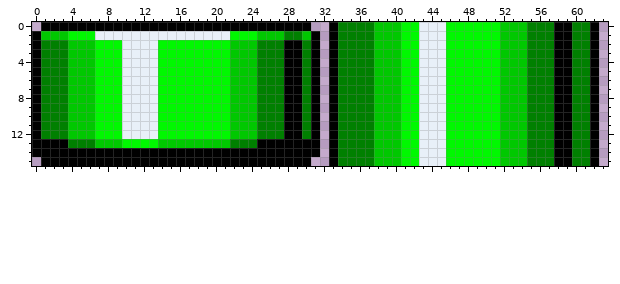
Pixel-art sprite -- images/pipe.png. Above: the version before the commit.
The file is 64x16 pixels. Colours within 5 levels of each other are drawn and written as one.
Now the later version:
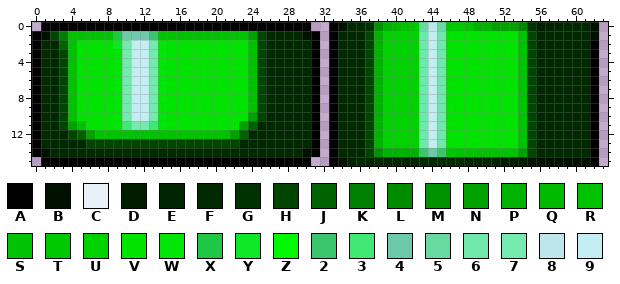
Palette (. is transparent): A #000000  B #001100  C #e8f0f8  D #001d00  E #002300  F #002900  G #003100  H #004500  J #006200  K #008000  L #008a00  M #009200  N #00a100  P #00b300  Q #00ba00  R #00c200  S #01c306  T #00c800  U #00d200  V #00e400  W #01e508  X #20c744  Y #0de725  Z #00f800  2 #3bc56c  3 #42e874  4 #6ec9ab  5 #68daa1  6 #6ee8ab  7 #75eaae  8 #bde6ec  9 #c2edf3
The edit:
Changed rows in their new state; - is an unchanged pixel.
first column x 1:
 0 ---------------------------------BFFGMPQRT585TTRPPNNNLGDEEFFFB
 1 BHKRRRRSX4442SRRRRRRRRRNHFFFFB---FFFHPUUUU696VVVVVVVVRHFFFFFFB
 2 FFJRVVVVY7997WVVVVVVVVVRHFFFFF---FFFHPUUUU696VVVVVVVVRHFFFFFF-
 3 FFHRVVVVW7997WVVVVVVVVVRHFFFFF---FFFHPUUUU696VVVVVVVVRHFFFFFF-
 4 FFHRVVVVW7997WVVVVVVVVVRHFFFFF---FFFHPUUUU696VVVVVVVVRHFFFFFF-
 5 FFHRVVVVW7997WVVVVVVVVVRHFFFFF---FFFHPUUUU696VVVVVVVVRHFFFFFF-
 6 FFHRVVVVW7997WVVVVVVVVVRHFFFFF---FFFHPUUUU696VVVVVVVVRHFFFFFF-
 7 FFHRVVVVW7997WVVVVVVVVVRHFFFFF---FFFHPUUUU696VVVVVVVVRHFFFFFF-
 8 FFHRVVVVW7997WVVVVVVVVVRHFFFFF---FFFHPUUUU696VVVVVVVVRHFFFFFF-
 9 FFHRVVVVW7997WVVVVVVVVVRHFFFFF---FFFHPUUUU696VVVVVVVVRHFFFFFF-
10 FFHRVVVVW7997WVVVVVVVVVNHFFFFF---FFFHPUUUU696VVVVVVVVRHFFFFFF-
11 FFHNRVVVW3773WVVVVVVVVNJFFFFFF---FFFHPUUUU696VVVVVVVVRHFFFFFF-
12 FFFHJNRRRSSSSRRRRRRRRNJFFFFFFF---FFFHPUUUU696VVVVVVVVRHFFFFFF-
13 FFFFFHHHHHHHHHHHHHHHHHFFFFFFFF---FFFHPUUUU696VVVVVVVVRHFFFFFF-
14 BFFFFFFFFFFFFFFFFFFFFFFFFFFFFB---FFFHMPPPP242TRRRRRRRNHFFFFFF-
15 ---------------------------------BEFEFEEEEFFFFFEEEEDDDBBBBBBB-
